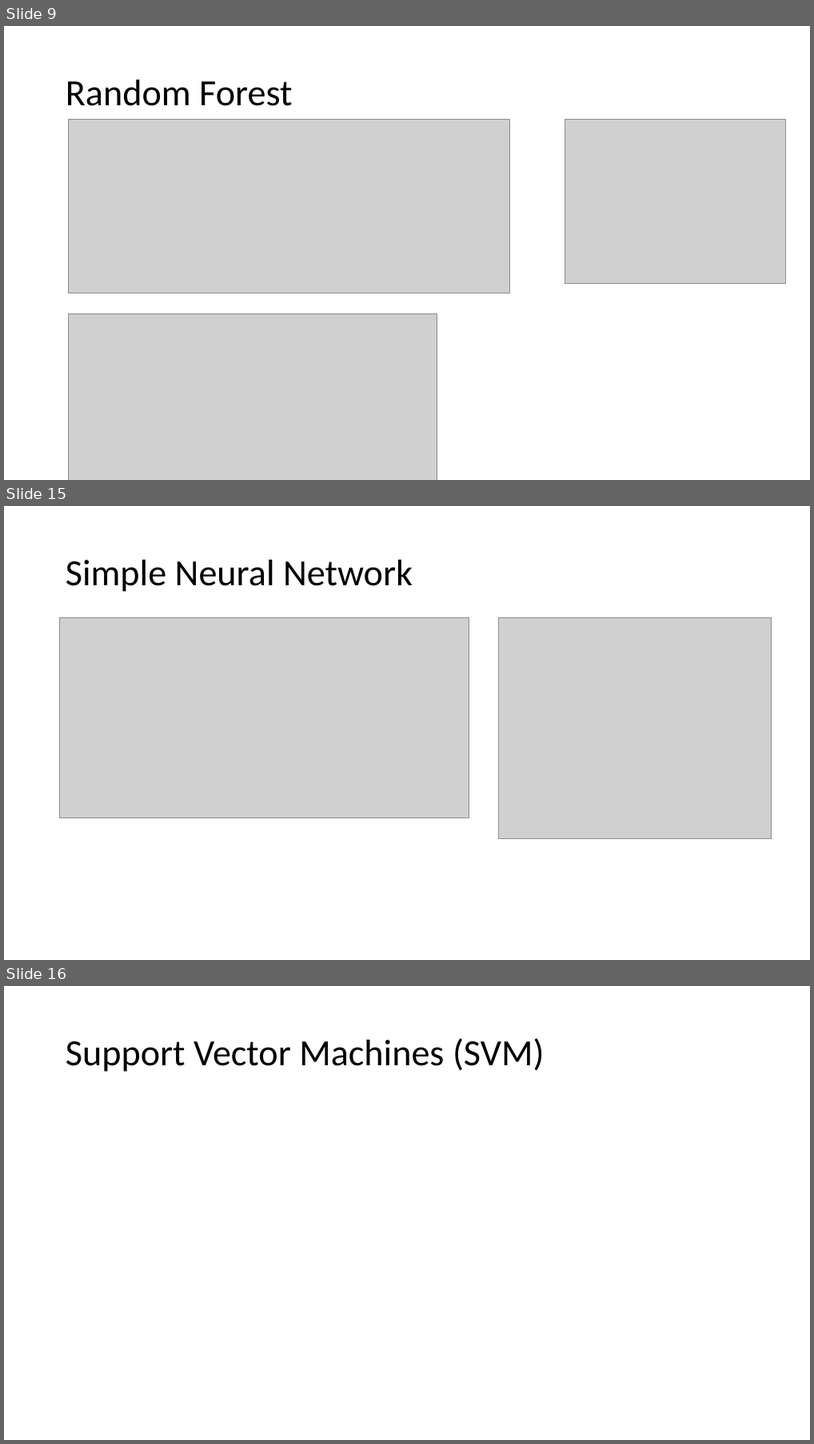
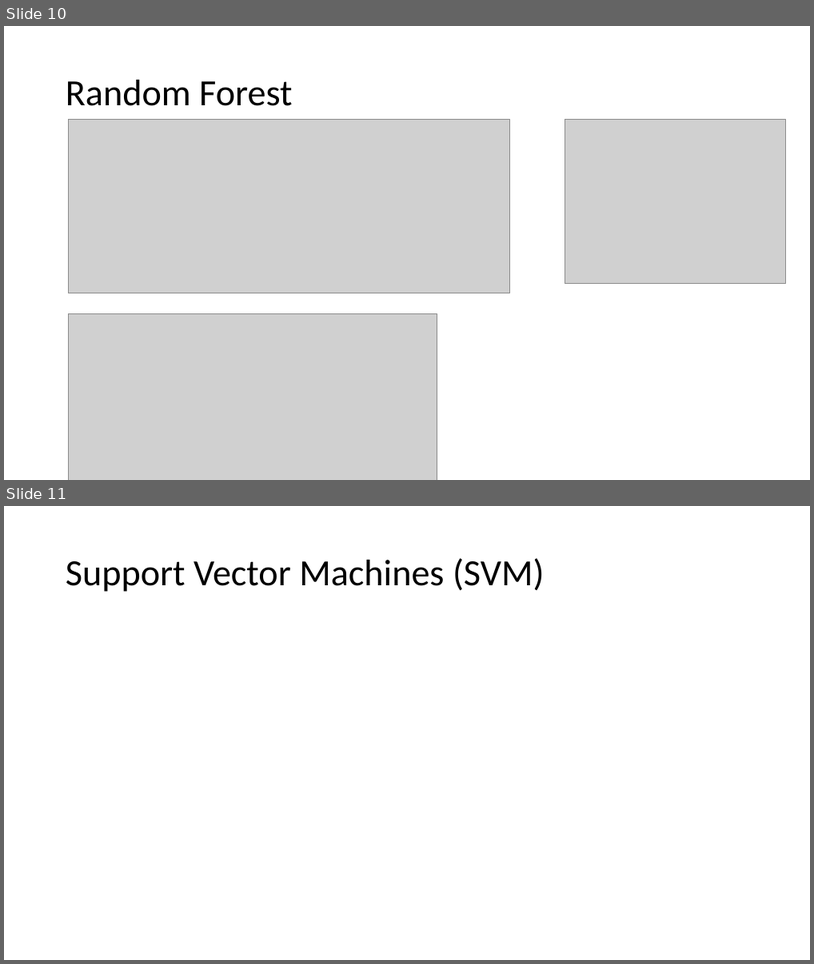
Before and after one commit to allidoiswen/GhostMode, a slide deck: Credit_Card_Fraud_Presentation.pptx. Shown one above the other, each under a label of ours: slides 9, 15 and 16 before the commit, slides 10 and 11 after it; the slides between them are not shown. The pictures are 814x1444 and 814x964 pixels, drawn with LibreOffice and Linux fonts; fonts in the diff are those of the drawing; grey boxes stand for pictures; background and template pictures are left out. Boxes give left, top, right and bottom in pixels: in the first picture for what was removed or moved away, otherwise in the second. Text is boxed around its words. In the diff, an @@ line names an element or a change of style, - is before the commit and + after.

```diff
--- a/Credit_Card_Fraud_Presentation.pptx
+++ b/Credit_Card_Fraud_Presentation.pptx
@@ slide 15 removed at [4, 506, 810, 960], background picture (left out) @@
@@ title removed at [66, 560, 413, 592] @@
-Simple Neural Network
@@ picture removed at [60, 618, 470, 817] @@
@@ picture removed at [499, 618, 772, 839] @@
@@ what was slide 9 is now slide 10 @@
@@ what was slide 16 is now slide 11 @@
```
Also in this commit, not shown: 5 slides changed, 6 slides added, 9 other slides removed.
